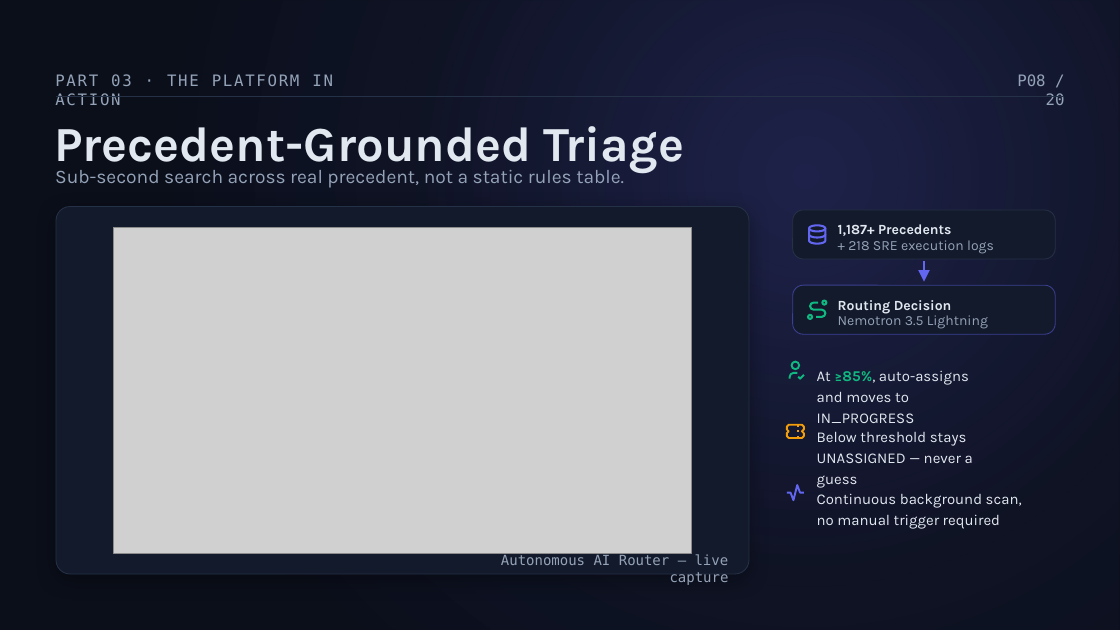
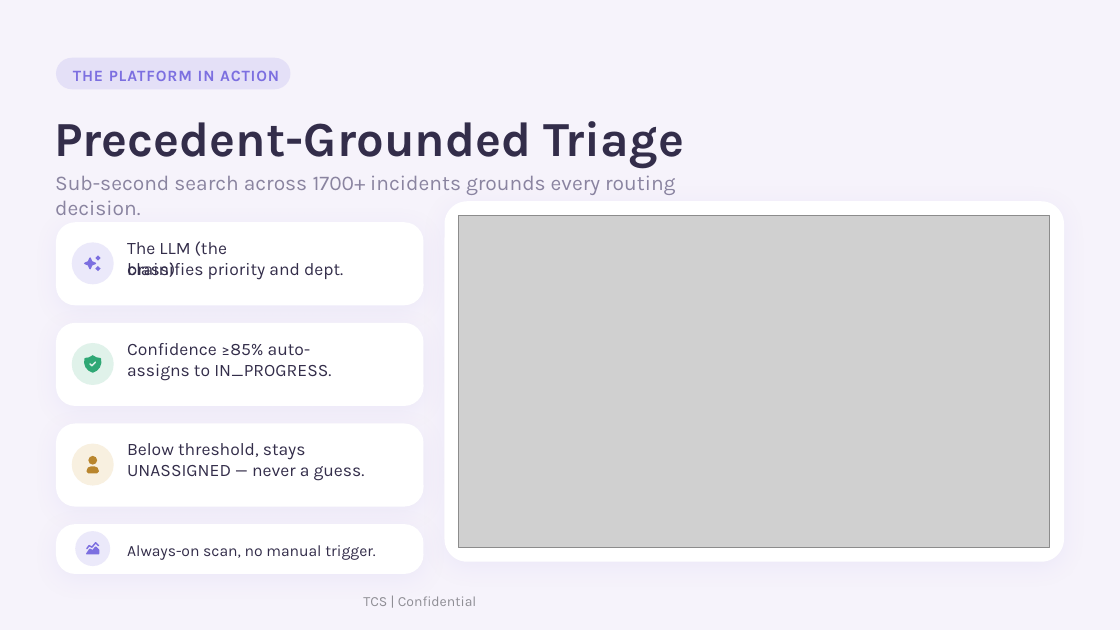
Before and after one commit to Venuvgp19/ITSM-Agentic, a slide deck: slide 8 of itsm_agentic_platform_20260904_004722.pptx. Drawn at 1120x630 pixels with LibreOffice and Linux fonts; fonts in the diff are those of the drawing; grey boxes stand for pictures. Boxes give left, top, right and bottom in pixels: in the first picture for what was removed or moved away, otherwise in the second. Text is boxed around its words. In the diff, an @@ line names an element or a change of style, - is before the commit and + after.

```diff
--- a/itsm_agentic_platform_20260904_004722.pptx
+++ b/itsm_agentic_platform_20260904_004722.pptx
@@ background #0B0F1A to #F6F3FB @@
@@ rectangle removed at (0, 0, 1120, 630) @@
@@ rounded rectangle added at (56, 58, 291, 90), fill #7C6FE0 at 14% opacity @@
@@ text at (73, 70, 279, 81): text changed; font DejaVu Sans Mono to Karla; text colour #94A3B8 to #7C6FE0; bold on @@
-PART 03 · THE PLATFORM IN ACTION
+THE PLATFORM IN ACTION
@@ text removed at (1017, 74, 1065, 105) @@
-P08 / 20
@@ text "Precedent-Grounded Triage" at (54, 121, 684, 168): text colour #E2E8F0 to #332D4A @@
@@ freeform shape removed at (56, 97, 1065, 97) @@
@@ text at (55, 176, 675, 195): text changed; size 16.5 to 18 pt; text colour #94A3B8 to #8A84A0 @@
-Sub-second search across real precedent, not a static rules table.
+Sub-second search across 1700+ incidents grounds every routing decision.
@@ rounded rectangle removed at (56, 207, 749, 575) @@
@@ rounded rectangle added at (444, 202, 1065, 562), fill #FFFFFF @@
@@ picture: place and size @@
-picture at (113, 228, 692, 554)
+picture at (459, 215, 1050, 548)
@@ group added at (56, 223, 424, 306): 3 freeform shapes, 2 texts, 1 rounded rectangle, 1 ellipse @@
+The LLM (the brain)
+classifies priority and dept.
@@ group added at (56, 323, 424, 406): 1 rounded rectangle, 1 ellipse, 1 freeform shape, 1 text @@
+Confidence ≥85% auto-
@@ text at (127, 364, 331, 381): text changed; size 12.8 to 15 pt; text colour #E2E8F0 to #332D4A @@
-At ≥85%, auto-assigns
-and moves to IN_PROGRESS
+assigns to IN_PROGRESS.
@@ group added at (56, 423, 424, 507): 1 rounded rectangle, 1 ellipse, 1 freeform shape, 1 text @@
+Below threshold, stays
@@ freeform shape: place and size @@
-freeform shape at (810, 302, 825, 317)
+freeform shape at (88, 456, 97, 465)
@@ freeform shape at (88, 456, 97, 465): fill none to #B9862E; outline #10B981 1.75 pt to none @@
@@ text at (127, 465, 365, 481): text changed; size 12.8 to 15 pt; text colour #E2E8F0 to #332D4A @@
-Below threshold stays
-UNASSIGNED — never a guess
+UNASSIGNED — never a guess.
@@ group removed at (787, 210, 1055, 500): 13 freeform shapes, 4 texts, 2 rounded rectangles, 1 arrow @@
-1,187+ Precedents
-+ 218 SRE execution logs
-Routing Decision
-Nemotron 3.5 Lightning
@@ group added at (56, 524, 424, 574): 2 freeform shapes, 1 rounded rectangle, 1 ellipse @@
@@ text at (127, 545, 375, 560): text changed; size 12.8 to 13.5 pt; text colour #E2E8F0 to #332D4A @@
-Continuous background scan,
-no manual trigger required
+Always-on scan, no manual trigger.
@@ text removed at (501, 554, 729, 585) @@
-Autonomous AI Router — live capture
@@ text added at (363, 596, 477, 606), 12 pt, text #908F96 @@
+TCS | Confidential
```
Also in this commit, not shown: 14 other slides changed, 5 slides added, 5 slides removed.
